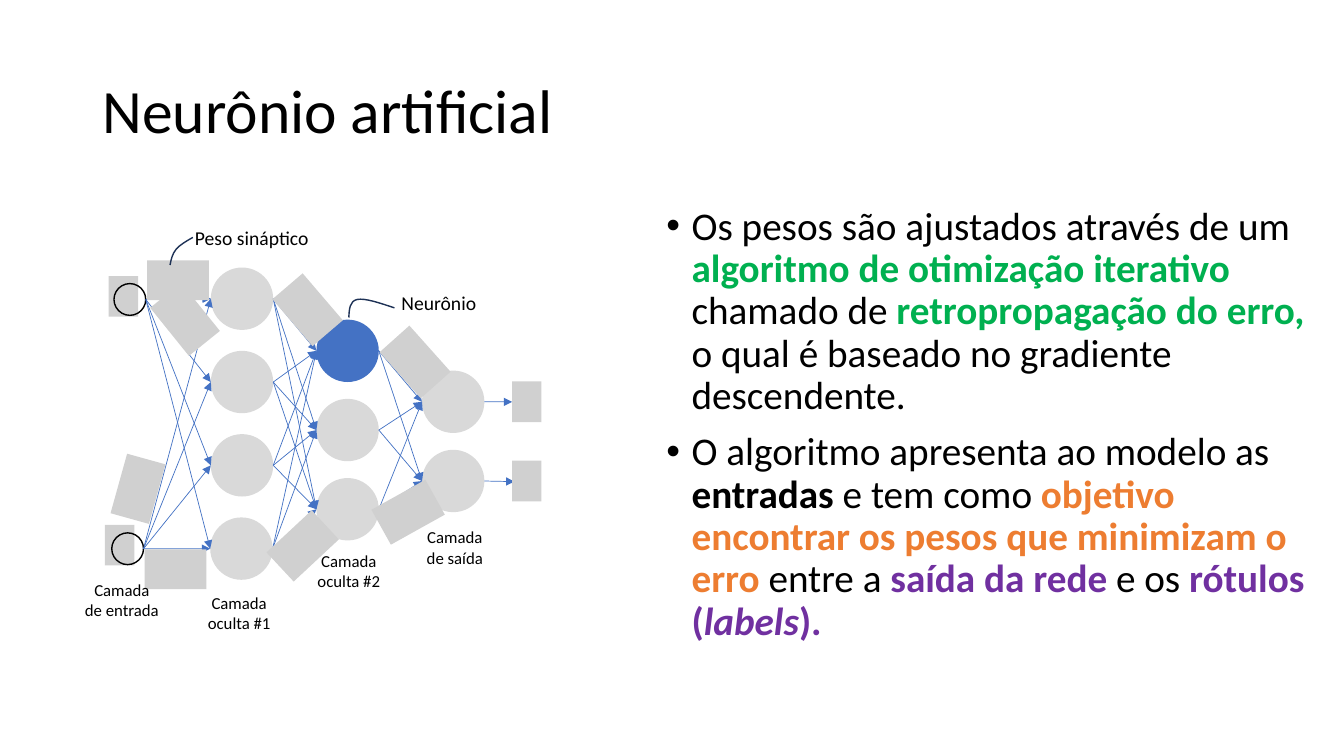
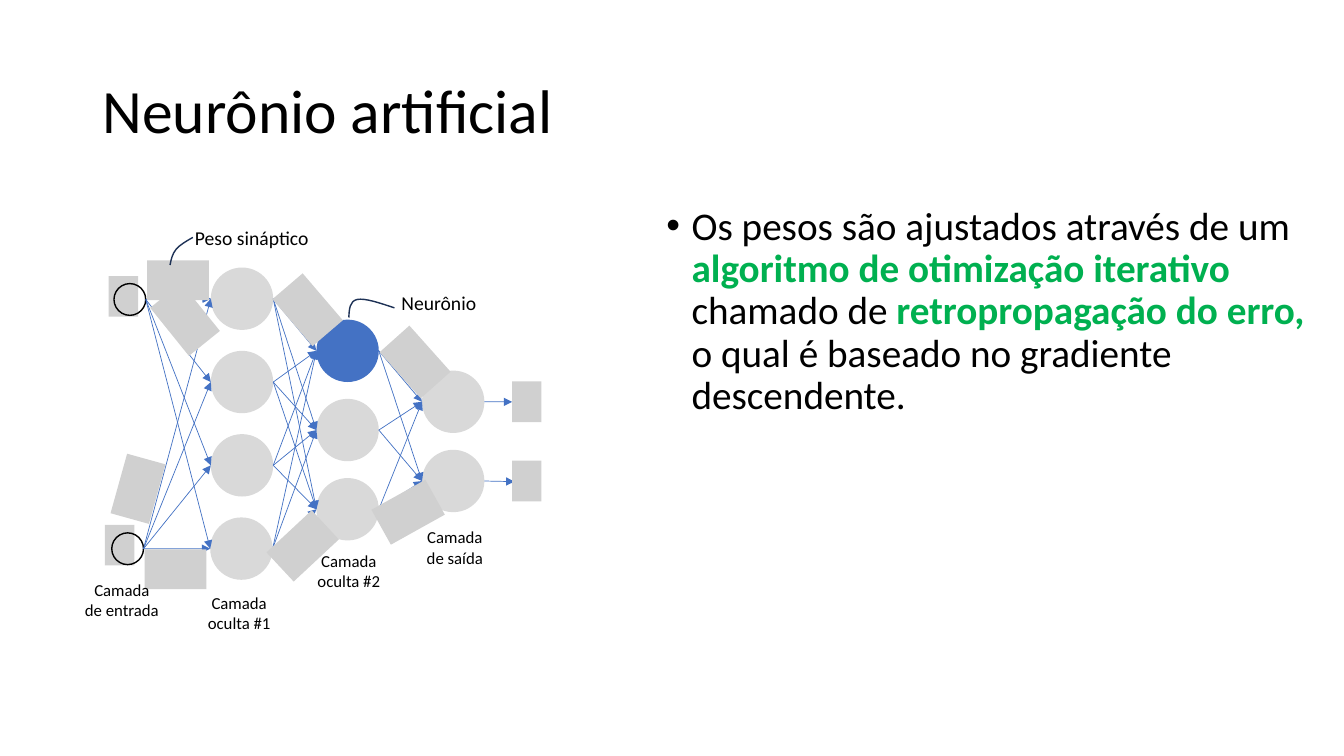
Before and after one commit to zz4fap/c24_inteligencia_artificial, a slide deck: slide 19 of slides/C24_MLP.pptx. Drawn at 1344x756 pixels with LibreOffice and Linux fonts; fonts in the diff are those of the drawing; grey boxes stand for pictures. Boxes give left, top, right and bottom in pixels: in the first picture for what was removed or moved away, otherwise in the second. Text is boxed around its words. In the diff, an @@ line names an element or a change of style, - is before the commit and + after.

```diff
--- a/slides/C24_MLP.pptx
+++ b/slides/C24_MLP.pptx
@@ text at (692, 437, 1304, 641): paragraph removed @@
-• O algoritmo apresenta ao modelo as entradas e tem como objetivo encontrar os pesos que minimizam o erro entre a saída da rede e os rótulos (labels).
```
Also in this commit, not shown: 15 other slides changed, 1 other file.
